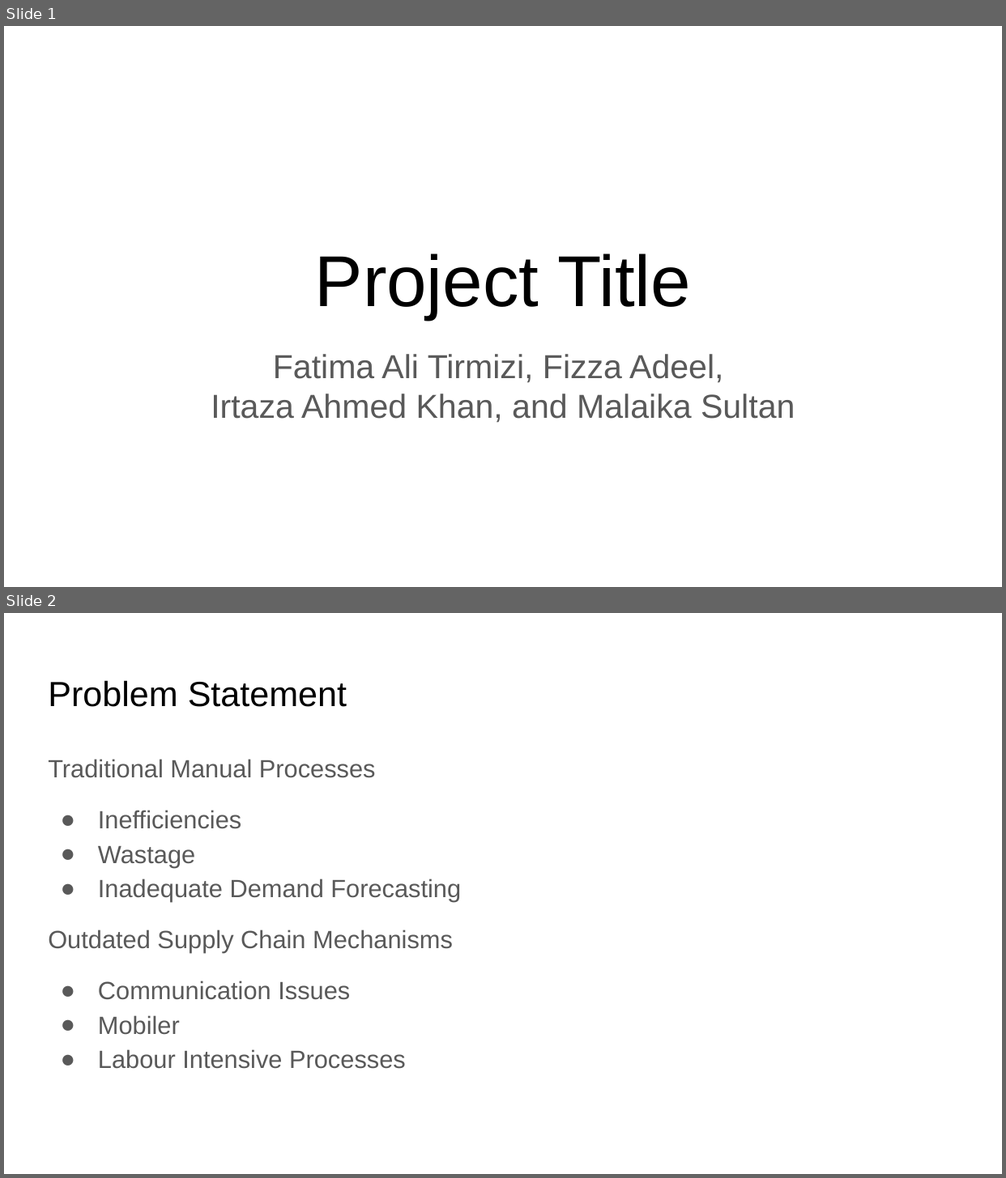
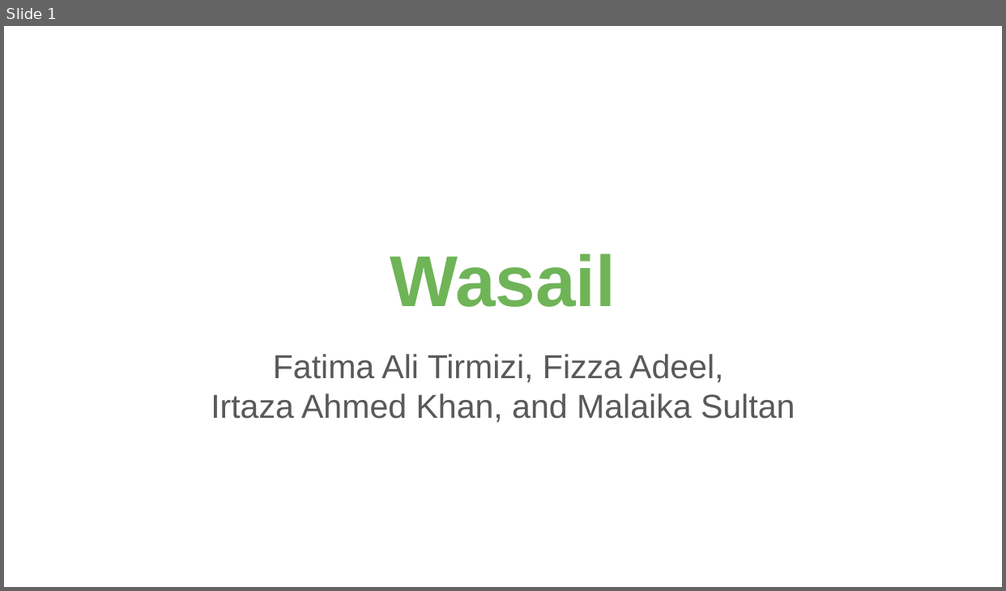
Before and after one commit to yrrebeere/prj-403, a slide deck: Project Proposal/Presentation/Presentation.pptx. Shown one above the other, each under a label of ours: slides 1 and 2 before the commit, slide 1 after it. The pictures are 1006x1178 and 1006x591 pixels, drawn with LibreOffice and Linux fonts; fonts in the diff are those of the drawing. Boxes give left, top, right and bottom in pixels: in the first picture for what was removed or moved away, otherwise in the second. Text is boxed around its words. In the diff, an @@ line names an element or a change of style, - is before the commit and + after.

```diff
--- a/Project Proposal/Presentation/Presentation.pptx
+++ b/Project Proposal/Presentation/Presentation.pptx
@@ slide 2 removed at [4,613,1002,1174], background #FFFFFF @@
@@ title removed at [48,680,347,707] @@
-Problem Statement
@@ text removed at [48,759,461,1069] @@
-Traditional Manual Processes
-● Inefficiencies
-● Wastage
-● Inadequate Demand Forecasting
-Outdated Supply Chain Mechanisms
-● Communication Issues
-● Mobiler
-● Labour Intensive Processes
@@ slide 1 changed as well @@
@@ title at [390,254,616,307]: text changed; text colour #000000 to #6FB457; bold on @@
-Project Title
+Wasail
```
Also in this commit, not shown: 5 other slides changed, 9 slides added, 6 other slides removed, 1 other file.
